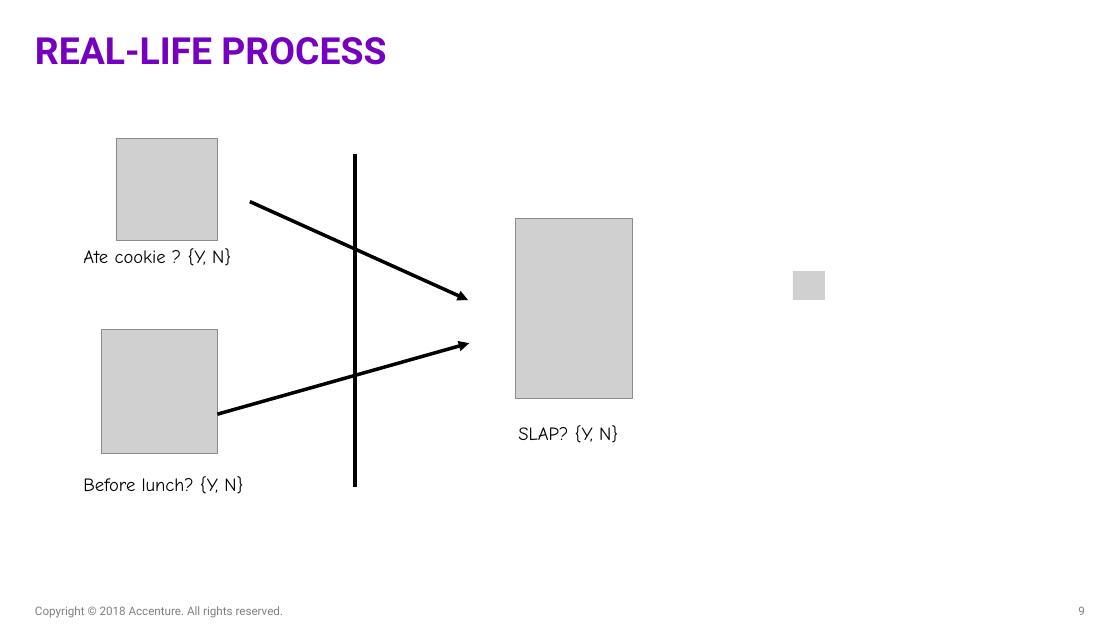
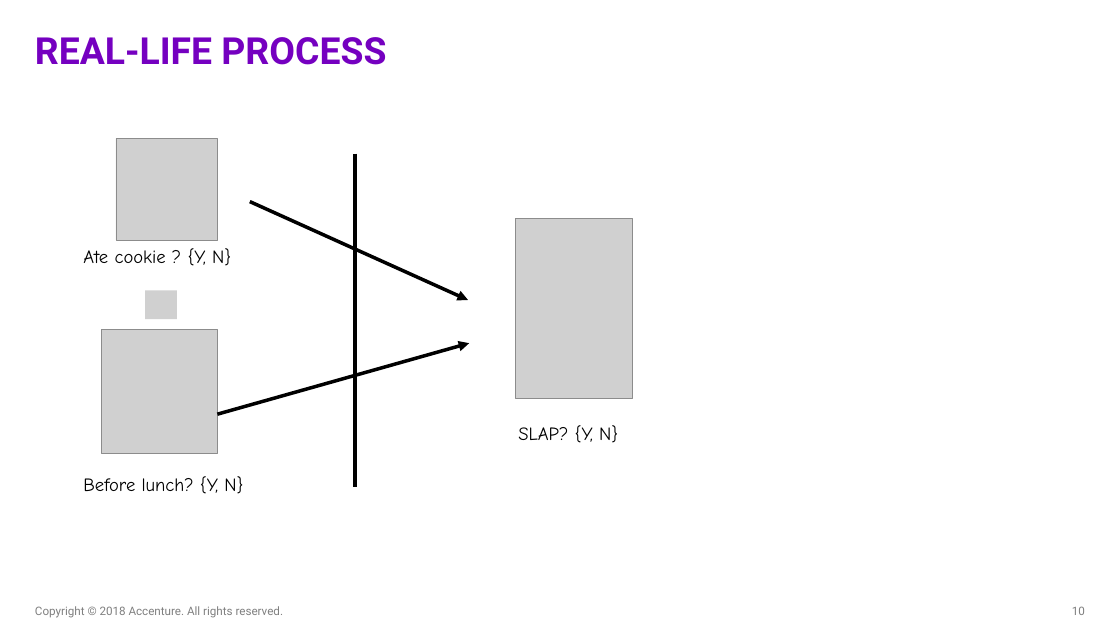
Before and after one commit to ameet123/na_la_nn, a slide deck: slide 10 of FY19 NA-LA.pptx (slide 9 before the commit). Drawn at 1120x630 pixels with LibreOffice and Linux fonts; fonts in the diff are those of the drawing; grey boxes stand for pictures. Boxes give left, top, right and bottom in pixels: in the first picture for what was removed or moved away, otherwise in the second. Text is boxed around its words. In the diff, an @@ line names an element or a change of style, - is before the commit and + after.

```diff
--- a/FY19 NA-LA.pptx
+++ b/FY19 NA-LA.pptx
@@ picture added at (145,291,177,319) @@
@@ picture removed at (793,271,825,300) @@
@@ page number at (1072,606,1085,615): text changed @@
-9
+10
```
Also in this commit, not shown: 6 other slides changed, 2 slides added.
